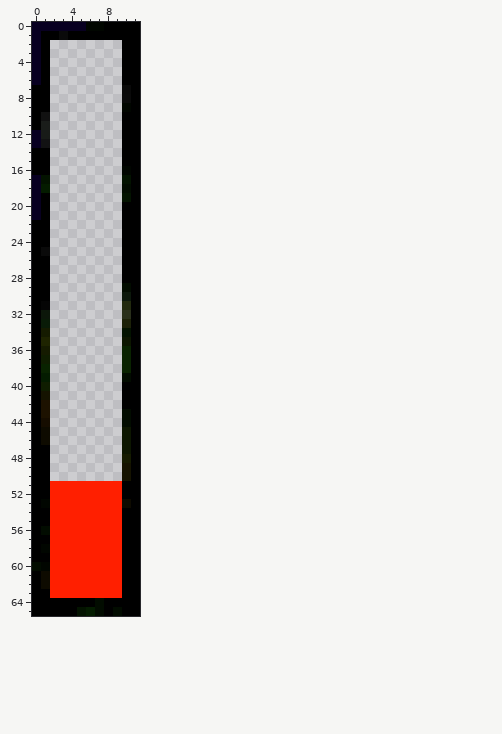
Sprite sheet: gravityGame/images/HUD/fuel20.png. That is the earlier state.
The file is 12x66 pixels. Pixels under 10% opacity are left out. Colours within 5 levels of each other are drawn and written as one.
Once edited:
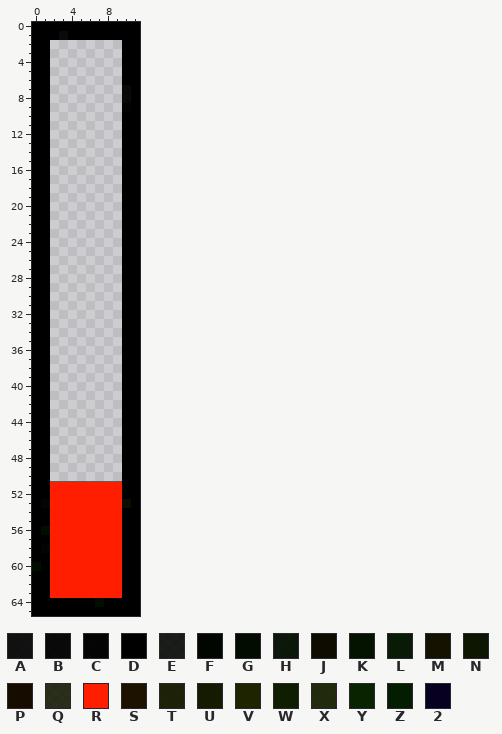
Palette (. is transparent): A #000000e8  B #000000f3  C #000000f9  D #000000  E #000400df  F #010600  G #020c00  H #020e00f2  J #0e0b00  K #031300  L #031500f7  M #151300  N #0c1600  P #160d00  Q #111700de  R #ff1f00  S #1d1200  T #151a00f4  U #151b00  V #1e2400  W #0f1d00  X #151e00ec  Y #092300  Z #041c00  2 #080021
The edit:
y 0: x 0..7 222222FF -> DDDDDDDD
y 1..6: x 0 2 -> D
y 10: x 1 A -> D
y 11: x 1 E -> D
y 12: x 0..1 2E -> DD
y 13: x 0..1 2A -> DD
y 16: x 10 F -> D
y 17: x 0..1 2K -> DD; x 10 K -> D
y 18: x 0..1 2Z -> DD; x 10 G -> D
y 19: x 0 2 -> D; x 10 K -> D
y 20..21: x 0 2 -> D
y 25: x 1 B -> D
y 29: x 10 G -> D
y 30: x 10 H -> D
y 31: x 1 C -> D; x 10 X -> D
y 32: x 1 H -> D; x 10 Q -> D
y 33: x 1 L -> D; x 10 T -> D
y 34: x 1 U -> D; x 10 K -> D
y 35: x 1 V -> D; x 10 N -> D
y 36: x 1 U -> D; x 10 Y -> D
y 37: x 1 W -> D; x 10 Y -> D
y 38: x 1 Y -> D; x 10 Y -> D
y 39: x 1 Z -> D; x 10 G -> D
y 40: x 1 W -> D
y 41: x 1 M -> D
y 42: x 1 S -> D
y 43: x 1 S -> D; x 10 G -> D
y 44: x 1 P -> D; x 10 G -> D
y 45..46: x 1 J -> D; x 10 N -> D
y 47: x 10 N -> D
y 48: x 10 U -> D
y 49..50: x 10 M -> D
y 60: x 1 F -> D
y 61..62: x 1 J -> D
y 65: x 5..7 KZG -> DDD; x 9 G -> D
